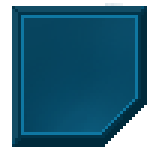
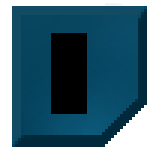
Layers edited between the first and the second (150, 150) image:
showed "New Layer", painted on it over [51, 33, 87, 114]
hid "Pasted Layer#1" over [12, 3, 147, 147]
